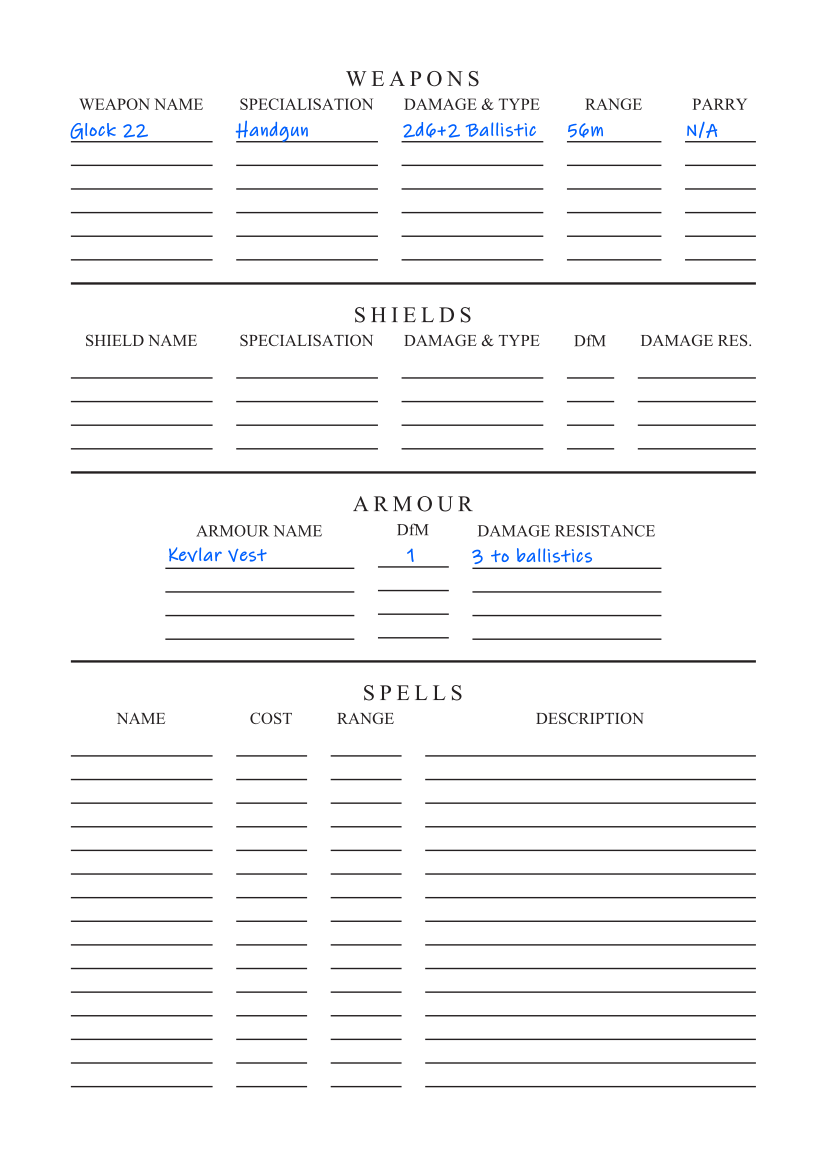
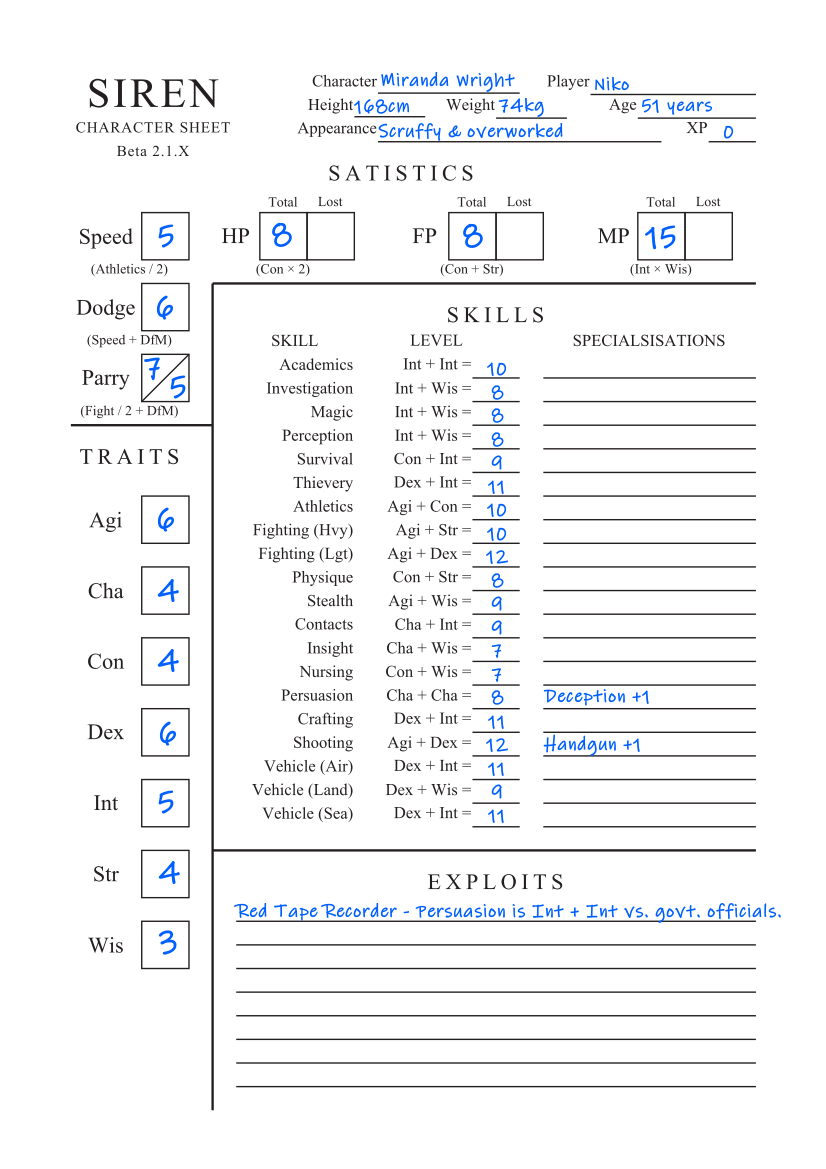
The second w=826, h=1169 image is a revision of the first. Changes to its layers:
showed group "Page 1 Text" (25 layers) over [144, 72, 781, 955]
showed "Page 1", painted on it over [70, 70, 781, 1111]
hid group "Page 2 Text" (8 layers) over [70, 120, 718, 565]
hid "Page 2" over [70, 70, 781, 1111]
